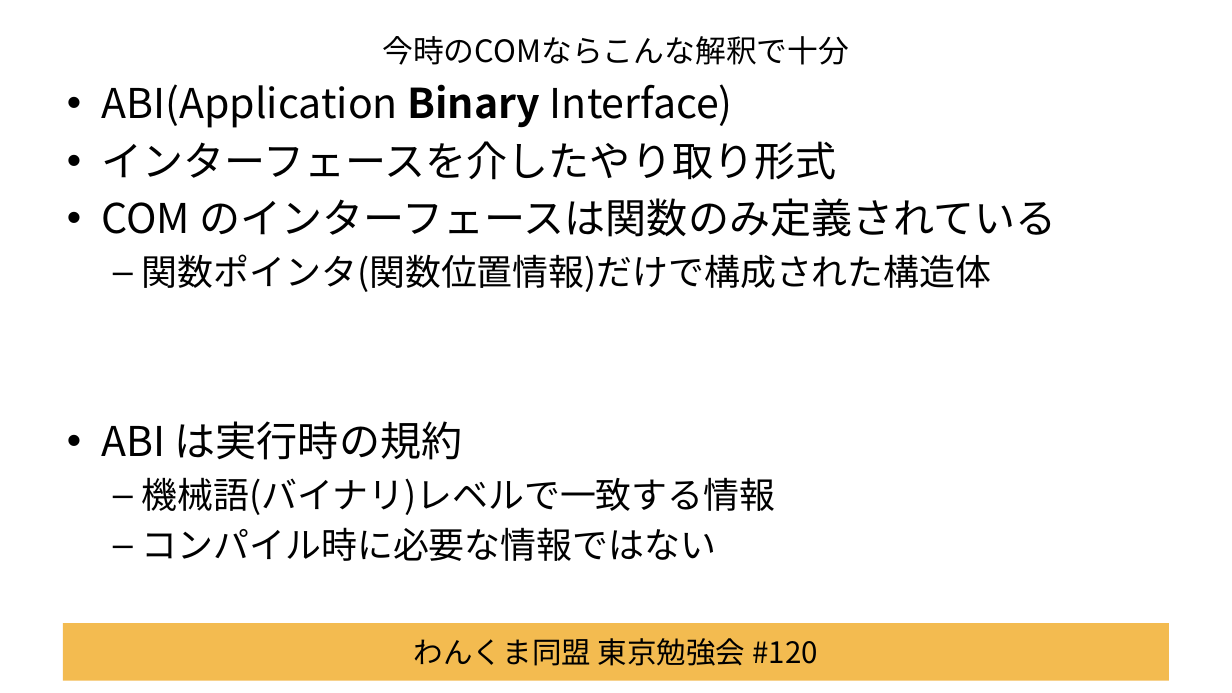
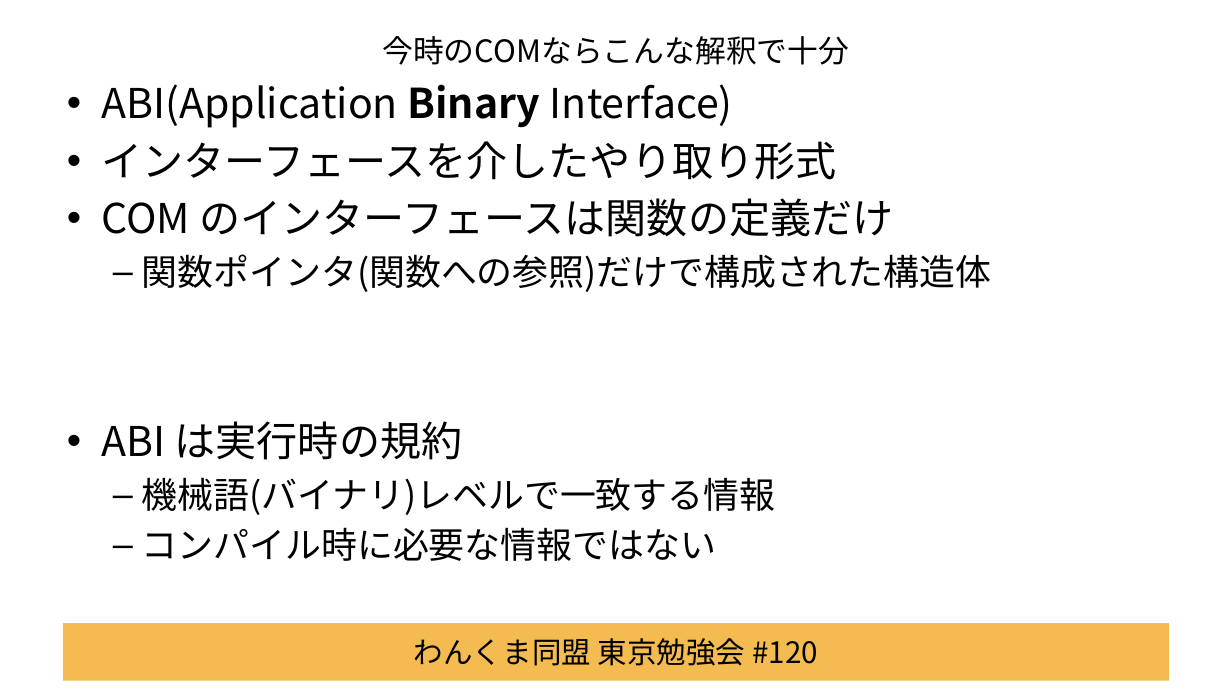
Before and after one commit to Tocchann/Wankuma.SelectFolder, a slide deck: slide 14 of SessionFiles/IFileOpenDialog版フォルダ選択ダイアログを作ってみた.pptx (slide 13 before the commit). Drawn at 1232x693 pixels with LibreOffice and Linux fonts; fonts in the diff are those of the drawing; background and template pictures are left out. Boxes give left, top, right and bottom in pixels: in the first picture for what was removed or moved away, otherwise in the second. Text is boxed around its words. In the diff, an @@ line names an element or a change of style, - is before the commit and + after.

```diff
--- a/SessionFiles/IFileOpenDialog版フォルダ選択ダイアログを作ってみた.pptx
+++ b/SessionFiles/IFileOpenDialog版フォルダ選択ダイアログを作ってみた.pptx
@@ text at (x1=101, y1=198, x2=992, y2=292): text changed @@
-• COM のインターフェースは関数のみ定義されている
-  – 関数ポインタ(関数位置情報)だけで構成された構造体
+• COM のインターフェースは関数の定義だけ
+  – 関数ポインタ(関数への参照)だけで構成された構造体
```
Also in this commit, not shown: 2 other slides changed, 1 slide added.
